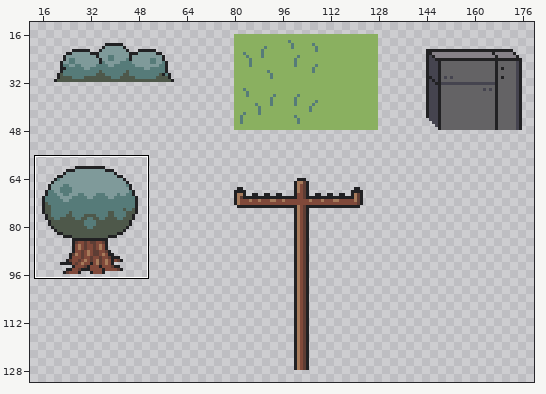
Sprite sheet, stored at Assets/Environment/normal_tiles.png. The first picture is a wide view before the edit; the outline marks the close-up.
Close-up. Before the commit:
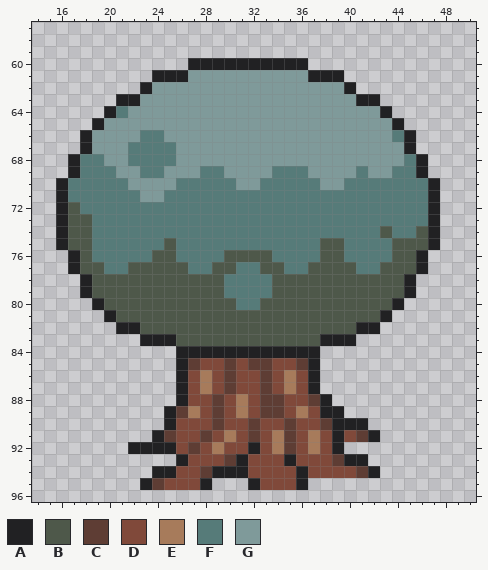
The file is 320x320 pixels. Shown: x 14..50, y 57..96. The wide view leaves out empty margins. The commit also changed other parts of the picture, which this record leaves out.
Palette (. is transparent): A #212123  B #4e584a  C #5e3d34  D #80493a  E #a77b5b  F #567b79  G #7f9a9a
Once edited:
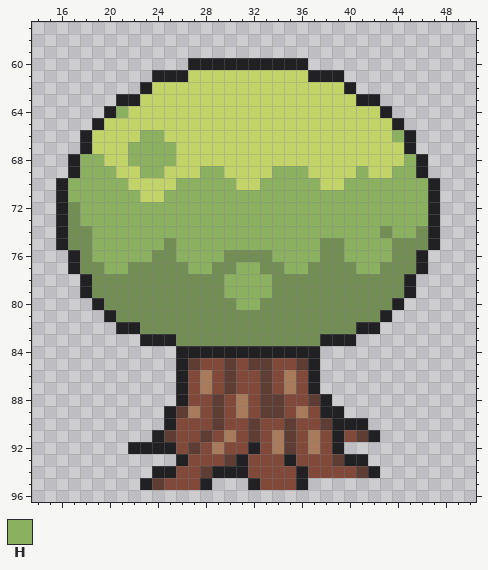
Colours new in this view: H #8ab060
Diff:
{"colour":"B","old":"#4e584a","new":"#728e54"}
{"colour":"G","old":"#7f9a9a","new":"#c2d368"}
{"y":64,"x":21,"old":"F","new":"H"}
{"y":66,"x":23,"old":"FF","new":"HH"}
{"y":66,"x":44,"old":"F","new":"H"}
{"y":67,"x":22,"old":"FFFF","new":"HHHH"}
{"y":68,"x":18,"old":"FF","new":"HH"}
{"y":68,"x":22,"old":"FFFF","new":"HHHH"}
{"y":68,"x":45,"old":"F","new":"H"}
{"y":69,"x":18,"old":"FFF","new":"HHH"}
{"y":69,"x":23,"old":"FF","new":"HH"}
{"y":69,"x":28,"old":"FF","new":"HH"}
{"y":69,"x":34,"old":"FFF","new":"HHH"}
{"y":69,"x":41,"old":"F","new":"H"}
{"y":69,"x":44,"old":"FF","new":"HH"}
{"y":70,"x":17,"old":"FFFFF","new":"HHHHH"}
{"y":70,"x":26,"old":"FFFFF","new":"HHHHH"}
{"y":70,"x":33,"old":"FFFFF","new":"HHHHH"}
{"y":70,"x":40,"old":"FFFFFFF","new":"HHHHHHH"}
{"y":71,"x":17,"old":"FFFFFF","new":"HHHHHH"}
{"y":71,"x":25,"old":"FFFFFFFFFFFFFFFFFFFFFF","new":"HHHHHHHHHHHHHHHHHHHHHH"}
{"y":72,"x":18,"old":"FFFFFFFFFFFFFFFFFFFFFFFFFFFFF","new":"HHHHHHHHHHHHHHHHHHHHHHHHHHHHH"}
{"y":73,"x":18,"old":"BFFFFFFFFFFFFFFFFFFFFFFFFFFFF","new":"HHHHHHHHHHHHHHHHHHHHHHHHHHHHH"}
{"y":74,"x":19,"old":"FFFFFFFFFFFFFFFFFFFFFFFF","new":"HHHHHHHHHHHHHHHHHHHHHHHH"}
{"y":74,"x":44,"old":"FF","new":"HH"}
{"y":75,"x":19,"old":"FFFFFF","new":"HHHHHH"}
{"y":75,"x":26,"old":"FFFFFFFFFFFF","new":"HHHHHHHHHHHH"}
{"y":75,"x":40,"old":"FFFF","new":"HHHH"}
{"y":76,"x":19,"old":"FFFFF","new":"HHHHH"}
{"y":76,"x":26,"old":"FFFF","new":"HHHH"}
{"y":76,"x":34,"old":"FFFF","new":"HHHH"}
{"y":76,"x":40,"old":"FFFF","new":"HHHH"}
{"y":77,"x":20,"old":"FF","new":"HH"}
{"y":77,"x":27,"old":"FF","new":"HH"}
{"y":77,"x":31,"old":"FF","new":"HH"}
{"y":77,"x":35,"old":"FF","new":"HH"}
{"y":77,"x":41,"old":"FF","new":"HH"}
{"y":78,"x":30,"old":"FFFF","new":"HHHH"}
{"y":79,"x":30,"old":"FFFF","new":"HHHH"}
{"y":80,"x":31,"old":"FF","new":"HH"}
{"label":"changed","picture_box":[68,70,428,346]}
